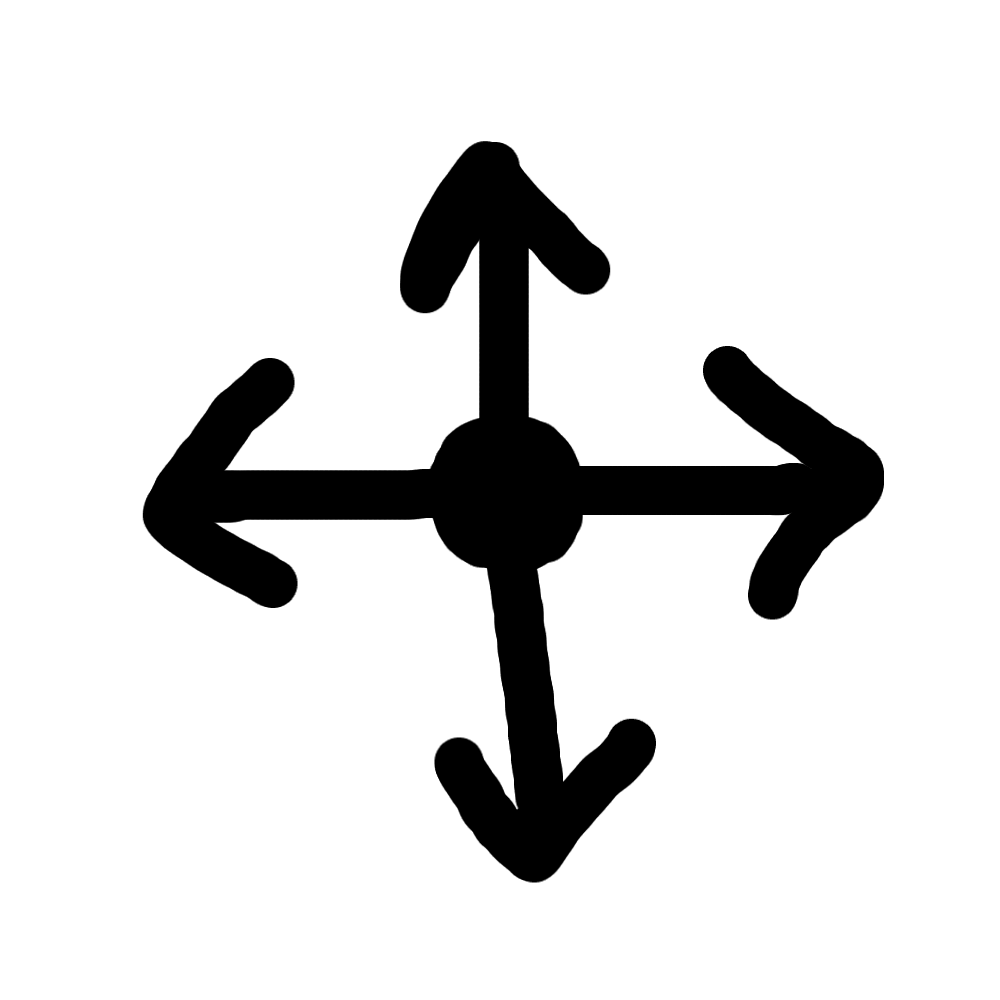
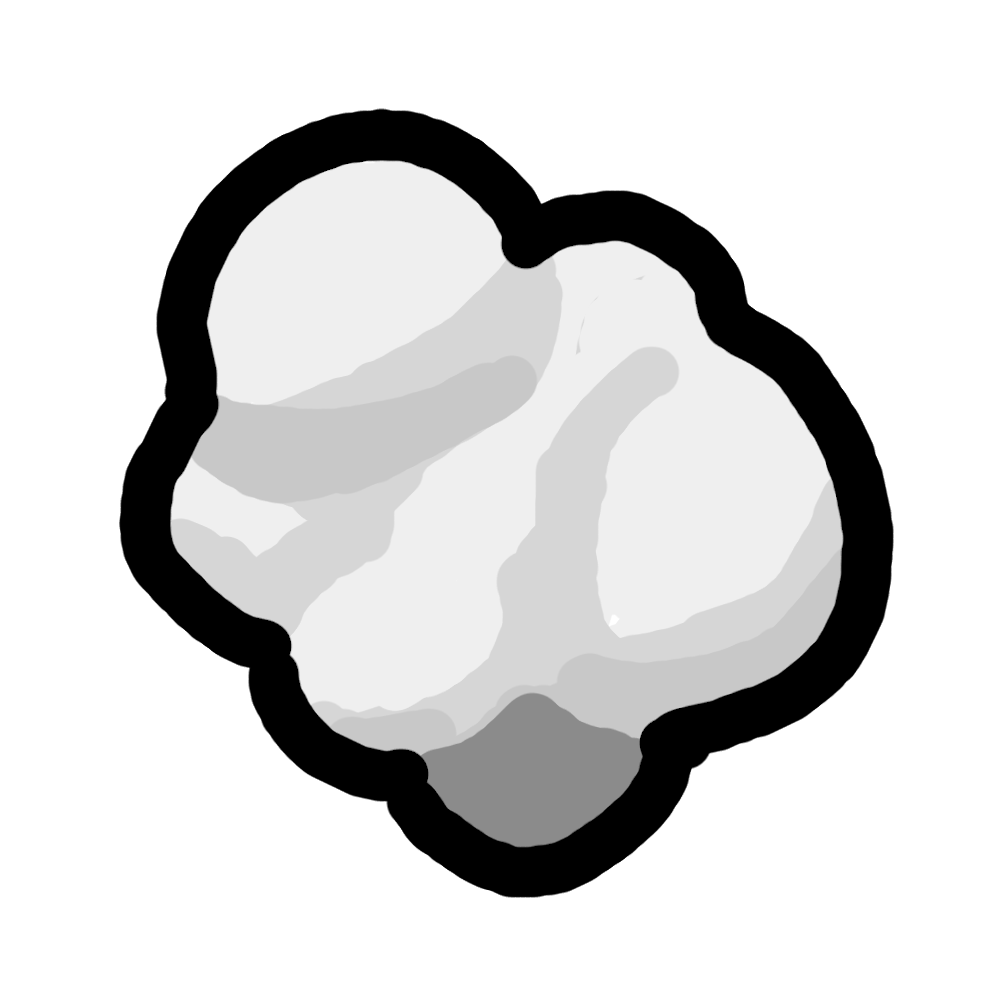
Revision of a layered 1000 × 1000 image; what changed, layer by layer:
added layer "Calque #16" above "Calque #20" over [119, 108, 894, 898]
hid "Calque #3" over [142, 141, 884, 883]
